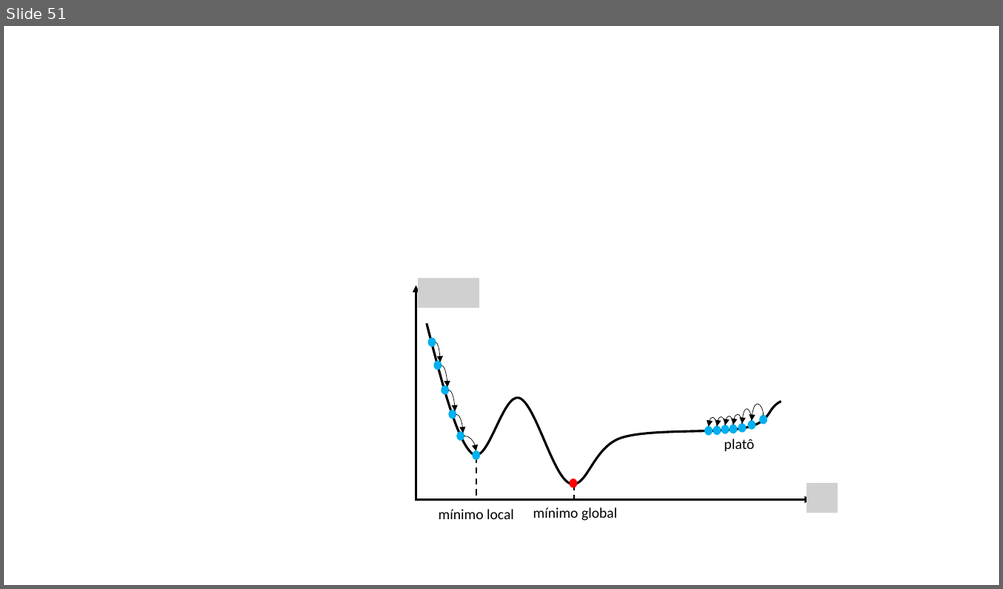
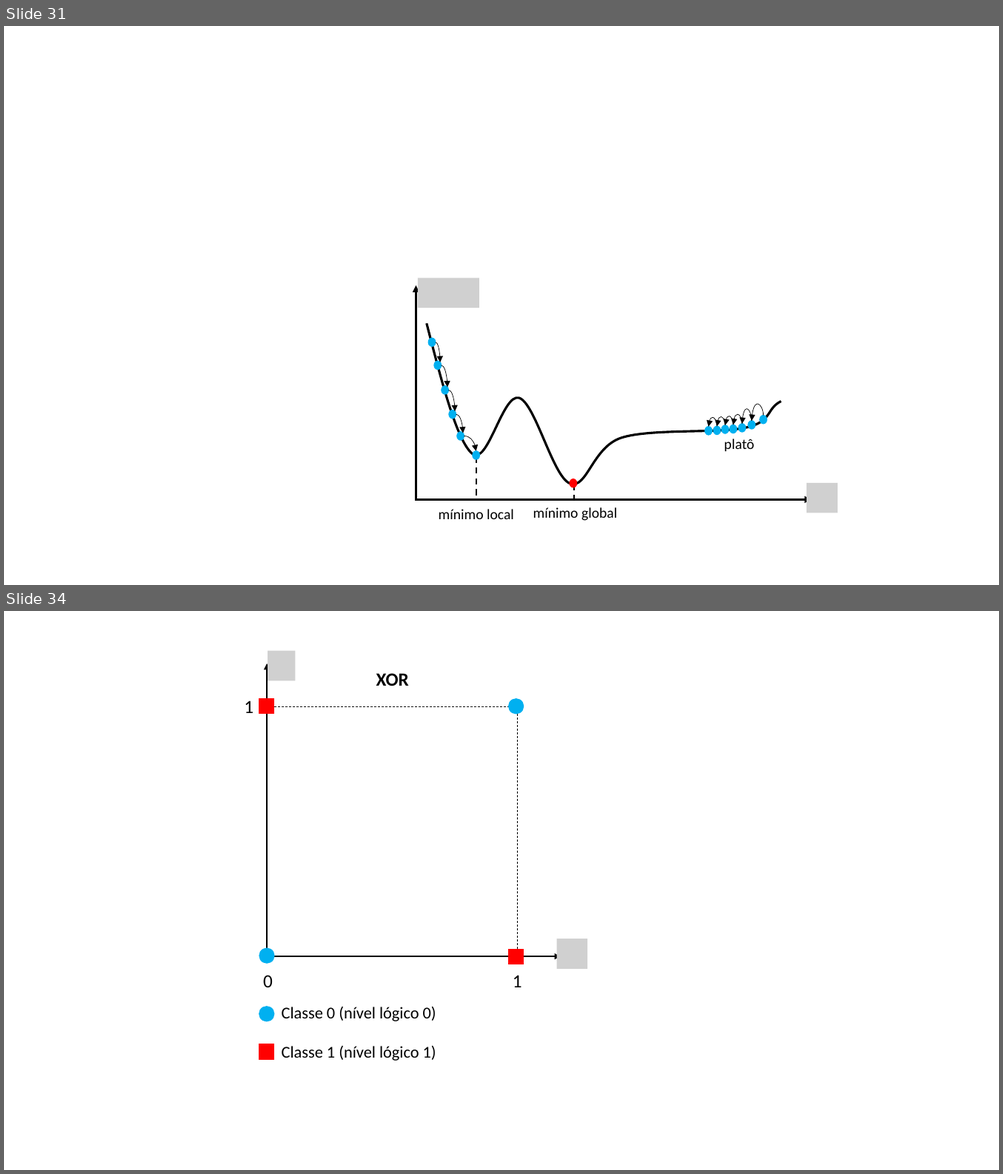
Before and after one commit to zz4fap/t320_aprendizado_de_maquina, a slide deck: slides/T320_Redes_Neurais_Artificiais (Parte III).pptx. Shown one above the other, each under a label of ours: slide 51 before the commit, slides 31 and 34 after it; the slides between them are not shown. The pictures are 1003x589 and 1003x1174 pixels, drawn with LibreOffice and Linux fonts; fonts in the diff are those of the drawing; grey boxes stand for pictures. Boxes give left, top, right and bottom in pixels: in the first picture for what was removed or moved away, otherwise in the second. Text is boxed around its words. In the diff, an @@ line names an element or a change of style, - is before the commit and + after.

```diff
--- a/slides/T320_Redes_Neurais_Artificiais (Parte III).pptx
+++ b/slides/T320_Redes_Neurais_Artificiais (Parte III).pptx
@@ slide 34 added at box(4, 611, 999, 1170), background #FFFFFF @@
@@ group added at box(244, 650, 587, 1061): 6 texts, 3 ellipses, 3 rectangles, 2 arrows, 2 pictures, 2 lines @@
+0
+1
+1
+XOR
+Classe 0 (nível lógico 0)
+Classe 1 (nível lógico 1)
@@ what was slide 51 is now slide 31 @@
```
Also in this commit, not shown: 4 slides changed, 2 other slides added, 20 slides removed, 9 other files.
